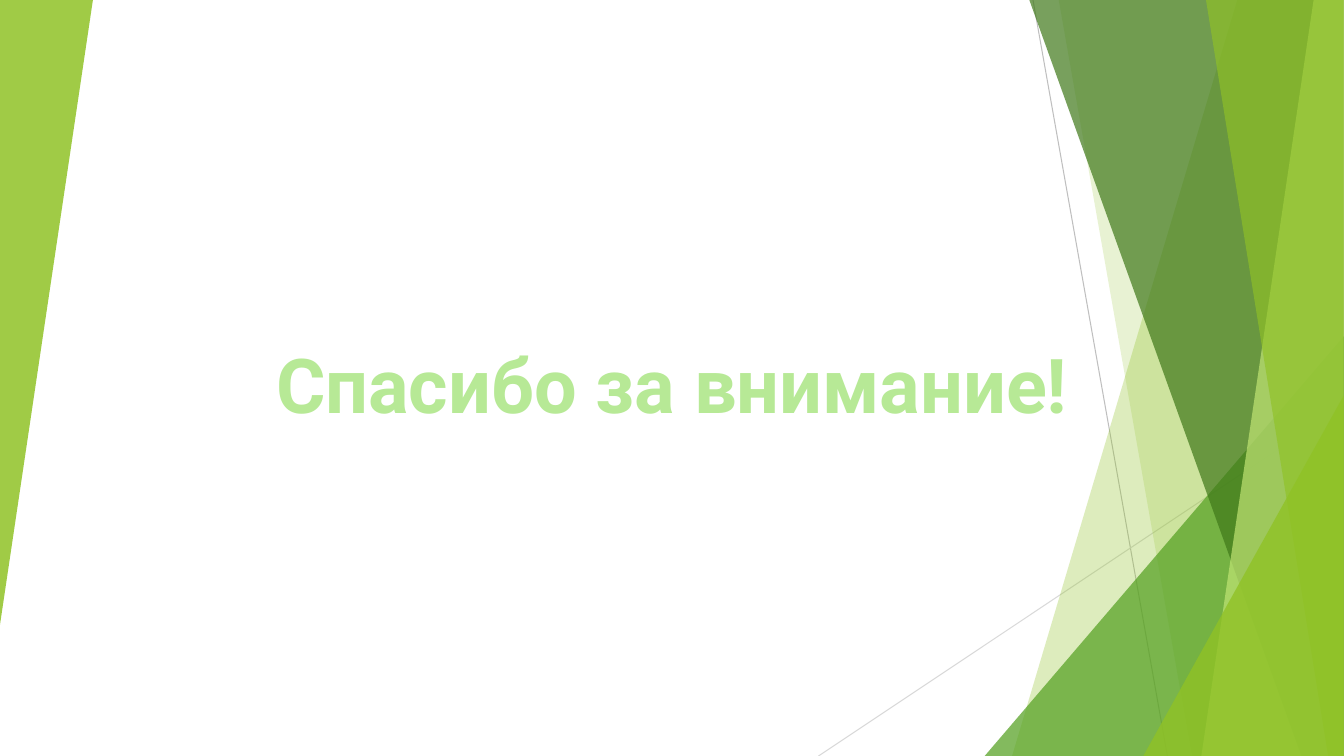
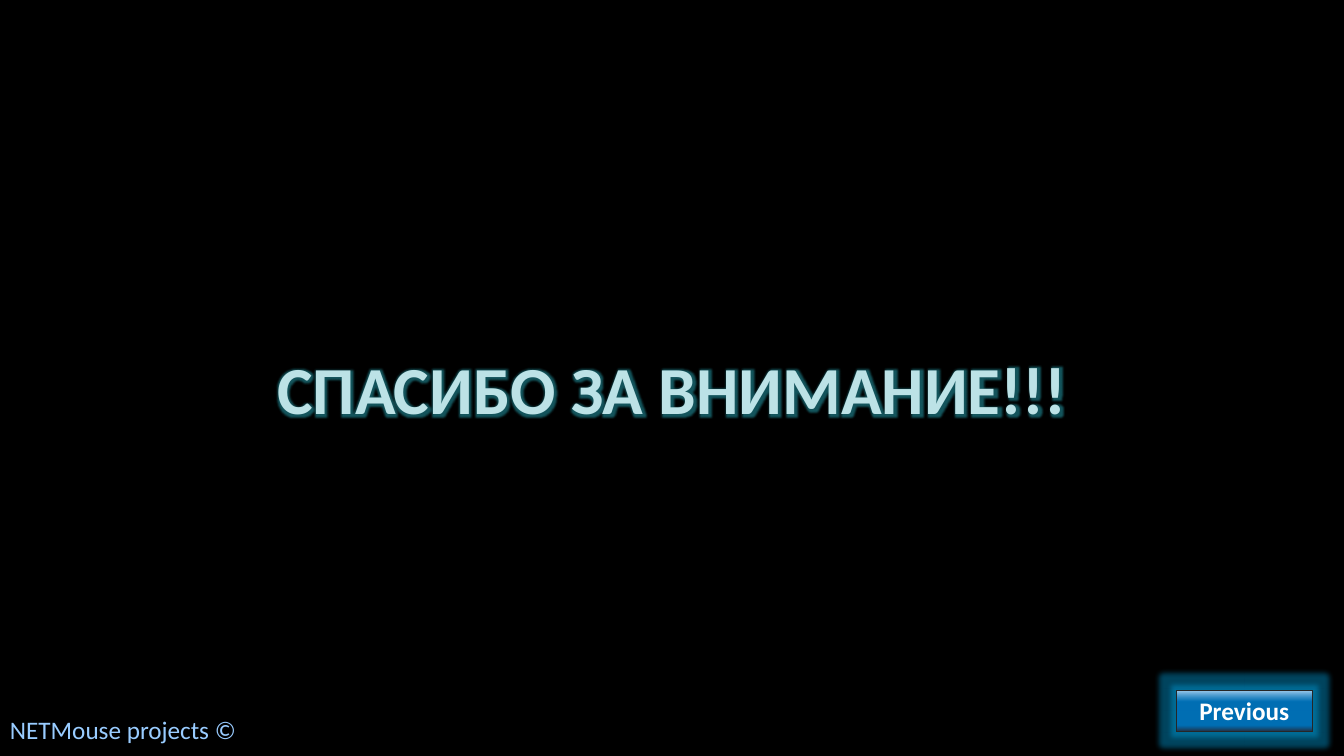
Before and after one commit to AlvinSeville7cf-NET-projects/ABCNET, a slide deck: slide 11 of NETMouse - .NET release/Presentations/ABCNET как альтернатива PABCSystem.pptx. Drawn at 1344x756 pixels with LibreOffice and Linux fonts; fonts in the diff are those of the drawing; background and template pictures are left out. Boxes give left, top, right and bottom in pixels: in the first picture for what was removed or moved away, otherwise in the second. Text is boxed around its words. In the diff, an @@ line names an element or a change of style, - is before the commit and + after.

```diff
--- a/NETMouse - .NET release/Presentations/ABCNET как альтернатива PABCSystem.pptx
+++ b/NETMouse - .NET release/Presentations/ABCNET как альтернатива PABCSystem.pptx
@@ background #FFFFFF to picture (left out) @@
@@ group removed at box(0, 0, 1344, 756): 5 freeform shapes, 3 triangles, 2 lines @@
@@ title at box(277, 367, 1066, 417): text changed; size 54 to 48 pt; font Roboto to Calibri; text colour #B7E996 to #BCE2E6 @@
-Спасибо за внимание!
+СПАСИБО ЗА ВНИМАНИЕ!!!
@@ rectangle added at box(1177, 691, 1313, 731), fill gradient #A3CEED to #0070C0 to #292834, outline #262626 0.75 pt, 18 pt, text #FFFFFF, bold @@
+Previous
@@ text added at box(10, 721, 209, 744), 18 pt, text #99CCFF @@
+NETMouse projects ©
```
Also in this commit, not shown: 6 other slides changed, 4 slides added, 4 slides removed.
